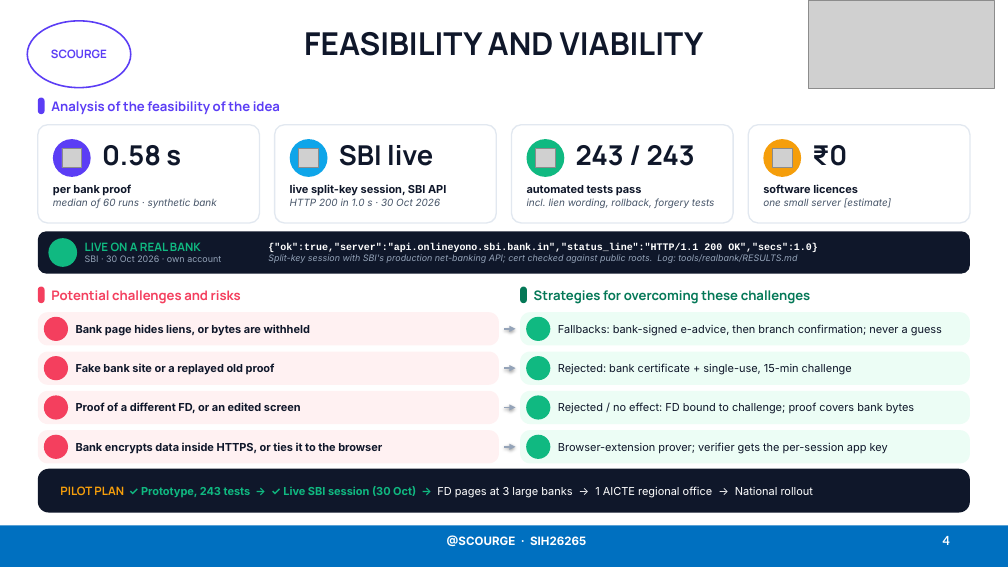
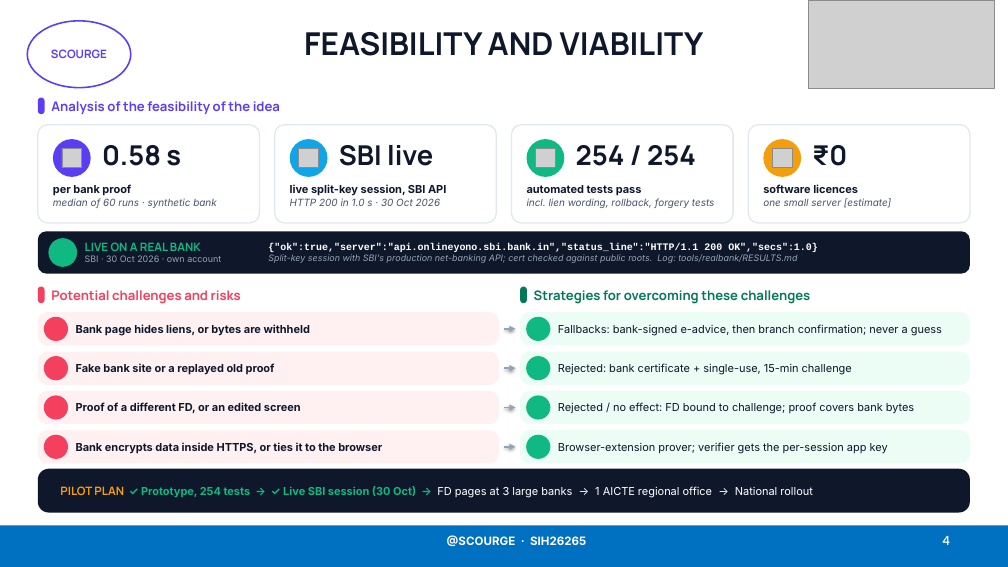
Before and after one commit to Lakki007/Arnavax-Scourge-SIH26265, a slide deck: slide 4 of docs/ppt/Scourge_SIH26265_Idea.pptx. Drawn at 1008x567 pixels with LibreOffice and Linux fonts; fonts in the diff are those of the drawing; grey boxes stand for pictures; background and template pictures are left out. Boxes give left, top, right and bottom in pixels: in the first picture for what was removed or moved away, otherwise in the second. Text is boxed around its words. In the diff, an @@ line names an element or a change of style, - is before the commit and + after.

```diff
--- a/docs/ppt/Scourge_SIH26265_Idea.pptx
+++ b/docs/ppt/Scourge_SIH26265_Idea.pptx
@@ text at [576,145,696,166]: text changed @@
-243 / 243
+254 / 254
@@ text at [60,486,812,498]: text changed @@
-PILOT PLAN ✓ Prototype, 243 tests → ✓ Live SBI session (30 Oct) → FD pages at 3 large banks → 1 AICTE regional office → National rollout
+PILOT PLAN ✓ Prototype, 254 tests → ✓ Live SBI session (30 Oct) → FD pages at 3 large banks → 1 AICTE regional office → National rollout
```
Also in this commit, not shown: 2 other slides changed, 9 other files.
